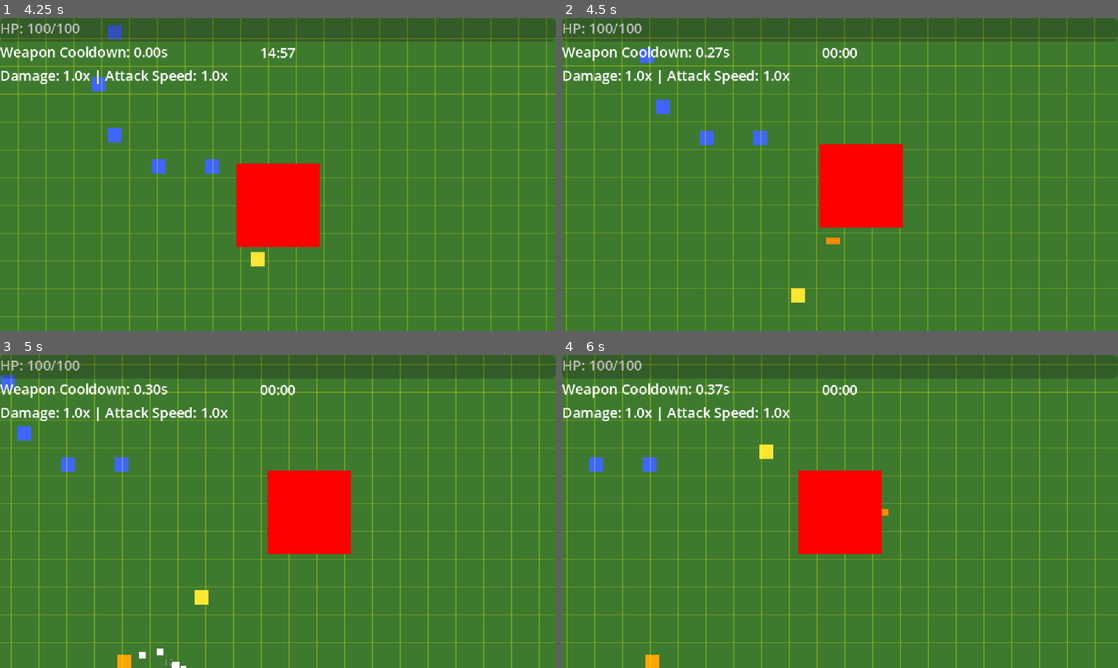
Above: before the commit, frames 1-4 (two rows, left to right).
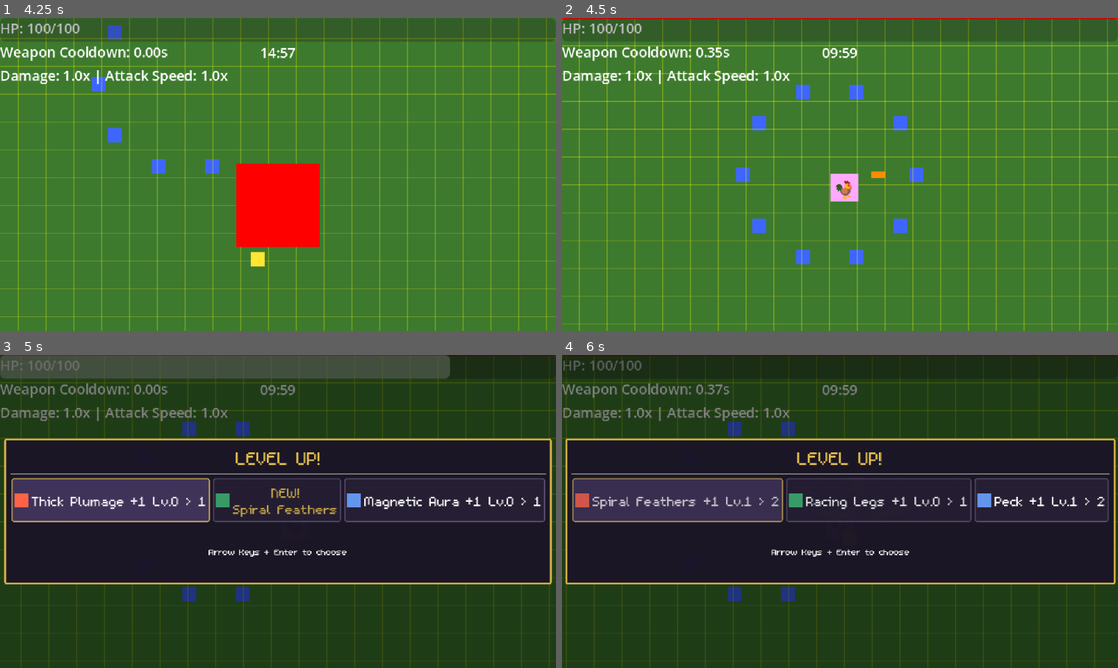
Above: after the commit, the same moments.

Repository: thejoshyee/sarimanok-game
Game: Godot game, scene res://main.tscn
Two runs of this game, one before a commit and one after it. Both use one fixed random seed, a clock stepped at 60 frames per second and the inputs below.
Inputs (mouse positions are in pixels of both pictures, inside the frame that each line leads up to):
- Up to frame 1 (4.25 s): tap Enter (ui_accept) at 0.5, 0.77, 3.77 s; hold Right (move_right) 0.53-1.25 s; hold 1 0.53-1.25 s; click "NEW! Spiral Feathers" at 1.25 s; click "NEW! Feather Shot" at 2 s; click "NEW! Flame Wing" at 2.75 s; hold S (move_down) from 3.53 s (still down); tap 2 at 3.6 s
- Up to frame 2 (4.5 s): release S (move_down) at 4.28 s; hold Right (move_right) from 4.28 s (still down); hold 3 from 4.28 s (still down)
- Up to frame 3 (5 s): keep holding Right (move_right); keep holding 3
- Up to frame 4 (6 s): release Right (move_right) at 5 s; release 3 at 5 s; click (840, 498) at 5 s, where only the run after the commit has a clickable "NEW! Spiral Feathers"; click (645, 498) at 5.75 s, where only the run after the commit has a clickable "NEW! Feather Shot"

Frame 1 is identical in both runs. In frame 2, 18% of the frame differs, in the area x 0-100%, y 0-100%; in frame 3, 95%; in frame 4, 100%.

Commit message:
refactor(timer): route run-end transitions through GameTimer signals (task 48.5)

Diff:
--- a/game/scripts/core/main.gd
+++ b/game/scripts/core/main.gd
@@ -49,6 +49,9 @@
 	$Camera2D.position_smoothing_speed = 5.0
 
 	$HUD.level_up_bar_complete.connect(_on_level_up)
+
+	GameTimer.run_lost.connect(_on_run_lost)
+	GameTimer.run_won.connect(_on_run_won)
 
 	# Give level_up_panel access to weapon_manager for dynamic choices
 	level_up_panel.weapon_manager = $Player/WeaponManager
@@ -127,6 +130,17 @@
 	level_up_panel.show_level_up_with_choices(new_level, choices)
 
 
+func _on_run_lost() -> void:
+	GameState.reset_run()
+	get_tree().call_deferred("reload_current_scene")
+
+
+func _on_run_won() -> void:
+	# Victory transition lands in tasks 49-51 (results screen). For now, same as defeat.
+	GameState.reset_run()
+	get_tree().call_deferred("reload_current_scene")
+
+
 func test_spawn_xp_gems():
 	# spawn 10 xp gems in a circle pattern around player for test
 	var player_pos = $Player.position if has_node("Player") else Vector2(320, 180)
--- a/game/scripts/player/player.gd
+++ b/game/scripts/player/player.gd
@@ -81,8 +81,6 @@
 	GameTimer.lose_run()
 	player_died.emit()
 	print("Player died")
-	GameState.reset_run()
-	get_tree().call_deferred("reload_current_scene")
 
 
 func _ready() -> void:
Not shown, changed: .taskmaster/tasks/tasks.json
